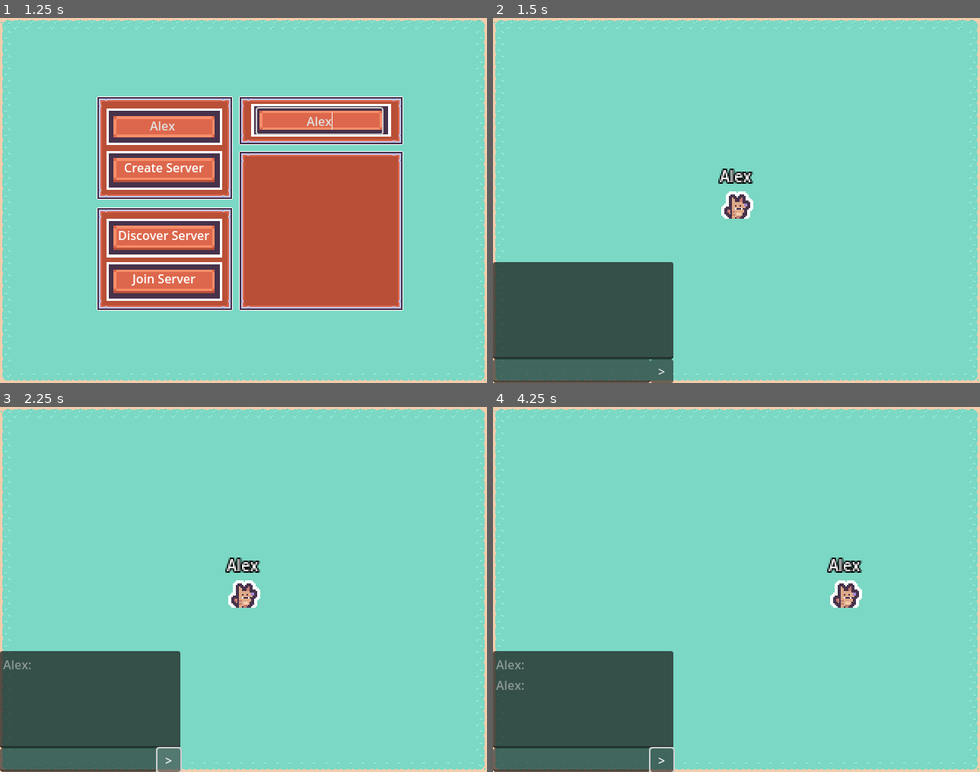
Above: before the commit, frames 1-4 (two rows, left to right).
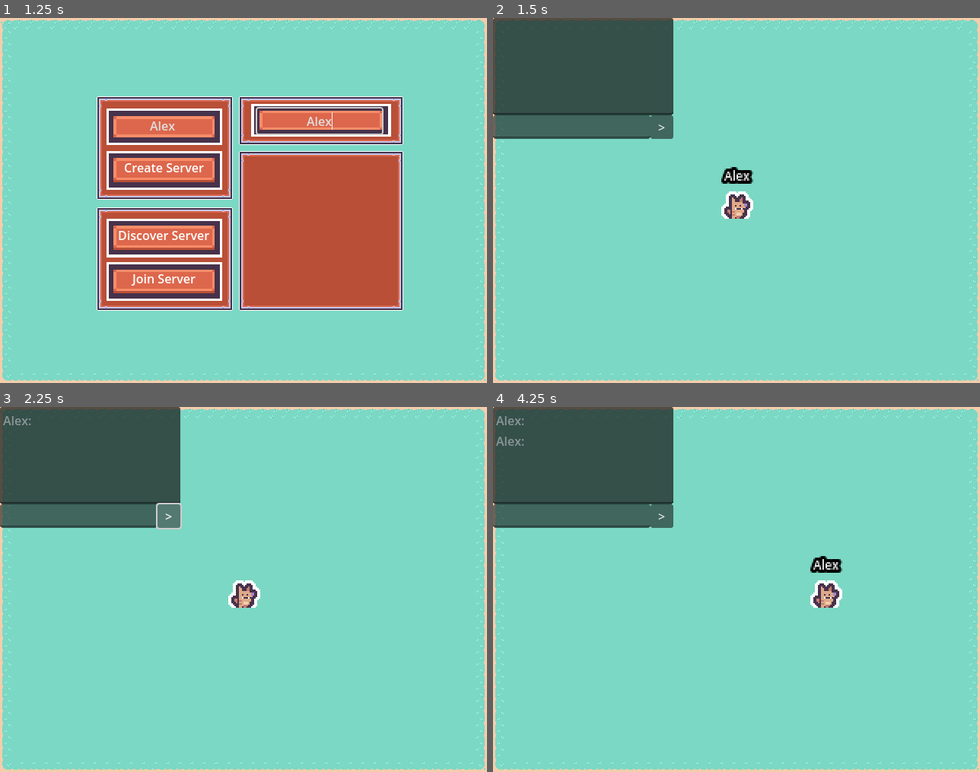
Above: after the commit, the same moments.

Repository: mastercuber55/MultiplayerShooter
Game: Godot game, scene res://Scenes/SceneGame.tscn
The game is run twice, just before and just after one commit, with the same random seed, the same clock (stepped at 60 frames per second) and the same inputs.
Inputs (mouse positions are in pixels of both pictures, inside the frame that each line leads up to):
- Up to frame 1 (1.25 s): click (165, 123) at 0.52 s; type "Alex" at 0.6 s; click (321, 120) at 0.75 s; type "Alex" at 0.83 s
- Up to frame 2 (1.5 s): click "Create Server" at 1.25 s
- Up to frame 3 (2.25 s): click ">" at 2 s
- Up to frame 4 (4.25 s): tap Enter at 2.75 s; move the mouse to (843, 571) at 2.77 s; hold D (MoveRight) 2.78-3.5 s; click (843, 571) at 2.92 s; drag from (639, 607) to (712, 662) at 3.52 s

Frame 1 is identical in both runs. In frame 2, 25% of the frame differs, in the area x 0-54%, y 0-100%; in frame 3, 25%; in frame 4, 26%, in the area x 0-76%, y 0-100%.

Commit message:
PATCH: Improved UI

Diff:
--- a/Scenes/Player.tscn
+++ b/Scenes/Player.tscn
@@ -63,9 +63,14 @@
 [sub_resource type="CircleShape2D" id="CircleShape2D_kyqiw"]
 radius = 7.071068
 
+[sub_resource type="SystemFont" id="SystemFont_kyqiw"]
+font_names = PackedStringArray("Monocraft")
+multichannel_signed_distance_field = true
+
 [sub_resource type="LabelSettings" id="LabelSettings_kyqiw"]
-font_size = 10
-outline_size = 4
+font = SubResource("SystemFont_kyqiw")
+font_size = 8
+outline_size = 8
 outline_color = Color(0, 0, 0, 1)
 
 [node name="Player" type="CharacterBody2D"]
@@ -90,16 +95,19 @@
 anchor_top = 1.0
 anchor_right = 0.5
 anchor_bottom = 1.0
-offset_left = -84.0
-offset_top = -23.5
-offset_right = 84.5
+offset_left = -40.5
+offset_top = -72.0
+offset_right = 41.0
 offset_bottom = -9.5
 grow_horizontal = 2
 grow_vertical = 0
 mouse_default_cursor_shape = 3
+text = "I'm Coool"
 label_settings = SubResource("LabelSettings_kyqiw")
 horizontal_alignment = 1
-clip_text = true
+vertical_alignment = 2
+autowrap_mode = 1
+text_overrun_behavior = 1
 
 [node name="tooltip" type="Container" parent="."]
 offset_left = -10.0
--- a/Scenes/SceneGame.tscn
+++ b/Scenes/SceneGame.tscn
@@ -332,9 +332,15 @@
 action_down = &"MoveDown"
 metadata/_custom_type_script = "uid://dlwyrsug05r32"
 
+[node name="ChatInterface" parent="CanvasLayer" instance=ExtResource("5_28m3g")]
+anchors_preset = 0
+anchor_top = 0.0
+anchor_bottom = 0.0
+offset_top = 0.0
+offset_bottom = 158.95999
+grow_vertical = 1
+
 [node name="Multiplayer Menu" parent="CanvasLayer" instance=ExtResource("4_8mxl6")]
-
-[node name="ChatInterface" parent="CanvasLayer" instance=ExtResource("5_28m3g")]
 
 [node name="TileMapLayer" type="TileMapLayer" parent="."]
 tile_map_data = PackedByteArray("AAAAAAAAAAAFAAUAAAAAAAEAAAAFAAYAAAAAAAIAAAAFAAYAAAAAAAMAAAAFAAYAAAAAAAQAAAAFAAYAAAAAAA …(19120 unchanged characters)…
--- a/Scripts/MultiplayerMenu.gd
+++ b/Scripts/MultiplayerMenu.gd
@@ -58,15 +58,33 @@
 			var idx = servers_list.add_item(server_name)
 			servers_list.set_item_metadata(idx, ip)
 
+var text_input_is_empty_func_tweens : Dictionary = {}
+var text_input_is_empty_func_placeholders : Dictionary = {}
 func text_input_is_empty(input: LineEdit) -> bool:
-	if not input.text.is_empty():
+	if not input.text.strip_edges().is_empty():
 		return false
 
-	var old := input.placeholder_text
-	input.placeholder_text = old.to_upper()
+	if not text_input_is_empty_func_placeholders.has(input):
+		text_input_is_empty_func_placeholders[input] = input.placeholder_text
 
-	get_tree().create_timer(1.0).timeout.connect(
-		func(): input.placeholder_text = old
+	var tween : Tween = text_input_is_empty_func_tweens.get(input)
+
+	if tween and tween.is_valid():
+		tween.kill()
+
+	tween = create_tween()
+	text_input_is_empty_func_tweens[input] = tween
+
+	input.placeholder_text = input.placeholder_text.to_upper()
+
+	tween.tween_interval(1.0)
+	tween.tween_callback(
+		func():
+			if not is_instance_valid(input):
+				return
+			input.placeholder_text = text_input_is_empty_func_placeholders.get(input)
+			text_input_is_empty_func_tweens.erase(input)
+			text_input_is_empty_func_placeholders.erase(input)
 	)
 
 	return true
--- a/Scripts/Player.gd
+++ b/Scripts/Player.gd
@@ -1,8 +1,6 @@
 extends CharacterBody2D
 
 const SPEED := 200.0
-# 10ms per character in message
-const DURATION_PER_CHAR := 0.3
 
 @export var moving := false
 @export var SyncPos := Vector2.ZERO
@@ -12,6 +10,7 @@
 @onready var tooltip: Container = $tooltip
 
 var nickname : String
+var message_tween : Tween
 
 func _enter_tree() -> void:
 	set_multiplayer_authority(name.to_int())
@@ -24,13 +23,30 @@
 
 func set_message(message: String) -> void:
 	overhead_tag.text = message
-	get_tree().create_timer(message.length() * DURATION_PER_CHAR).timeout.connect(
-		func() -> void:
-			overhead_tag.text = nickname
-	)
+
+	var base_duration := 1.0
+	var per_word := 0.4
+	var max_duration := 4.0
+
+	var duration := base_duration + message.split(" ").size() * per_word
+	duration = clamp(duration, base_duration, max_duration)
+
+	if message_tween and message_tween.is_valid():
+		message_tween.kill()
+
+	message_tween = create_tween()
+	message_tween.tween_interval(duration)
+	message_tween.tween_callback(func(): overhead_tag.text = nickname)
+
+func _input(event):
+	if event is InputEventMouseButton and event.pressed:
+		var focus_owner = get_viewport().gui_get_focus_owner()
+		if focus_owner:
+			focus_owner.release_focus()
 
 func _physics_process(_delta: float) -> void:
-	if is_multiplayer_authority():
+
+	if is_multiplayer_authority() and not get_viewport().gui_get_focus_owner():
 		velocity = Input.get_vector("MoveLeft", "MoveRight", "MoveUp", "MoveDown") * SPEED
 
 		moving = velocity != Vector2.ZERO
Not shown: 1 places in Scenes/Player.tscn that only renumber resources
